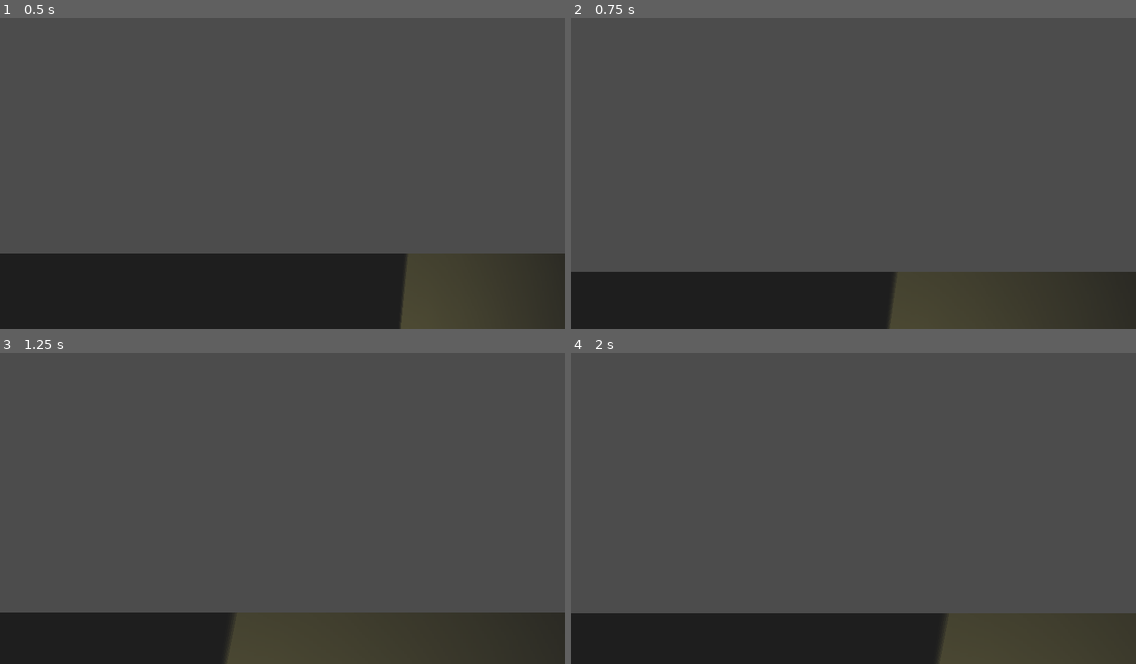
Above: before the commit, frames 1-4 (two rows, left to right).
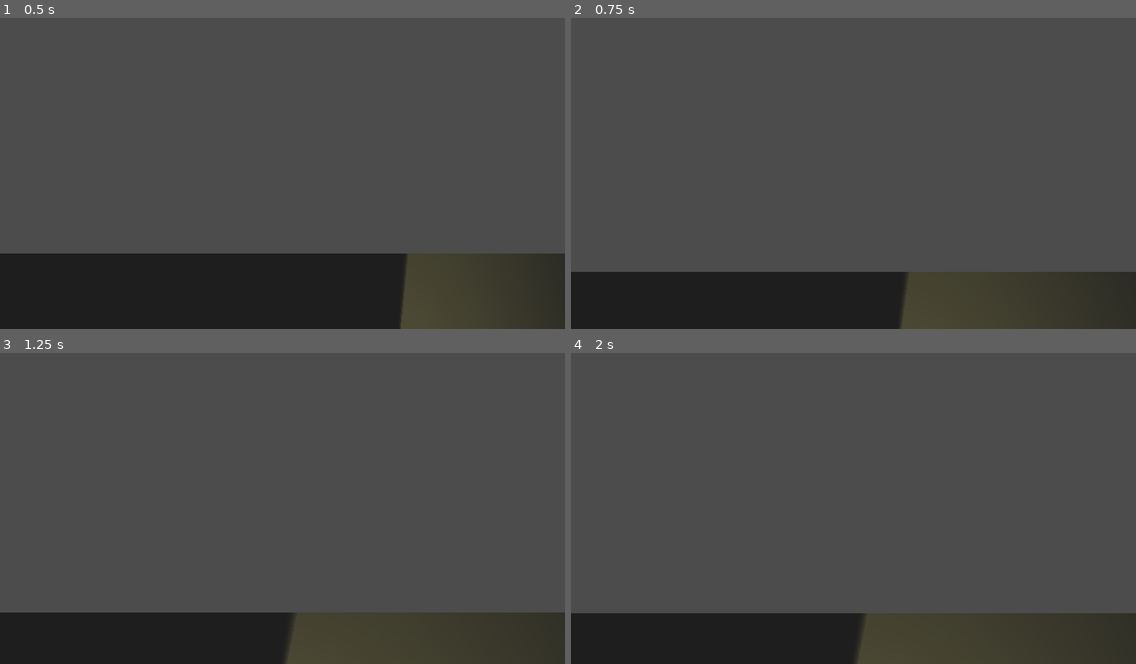
Above: after the commit, the same moments.

Repository: ZeeHatcher/Lighthouse
Game: Godot game, scene res://levels/TestLab.tscn
The game is run twice, just before and just after one commit, with the same random seed, the same clock (stepped at 60 frames per second) and the same inputs.
Inputs (mouse positions are in pixels of both pictures, inside the frame that each line leads up to):
- Up to frame 1 (0.5 s): no input
- Up to frame 2 (0.75 s): move the mouse to (977, 148) at 0.52 s; hold D (move_right) from 0.53 s (still down); click (977, 148) at 0.6 s
- Up to frame 3 (1.25 s): keep holding D (move_right)
- Up to frame 4 (2 s): move the mouse to (740, 514) at 1.27 s; release D (move_right) at 1.28 s; hold S (move_down) from 1.28 s (still down); click (740, 514) at 1.35 s

Frame 1 is identical in both runs. In frame 2, 0.4% of the frame differs, in the area x 56-60%, y 81-100%; in frame 3, 1.7%; in frame 4, 2.3%, in the area x 50-67%, y 83-100%.

Commit message:
Improved camera script + added minimum value before camera starts shifting to mouse

Diff:
--- a/levels/Camera2D.gd
+++ b/levels/Camera2D.gd
@@ -1,4 +1,10 @@
 extends Camera2D
 
+export (int) var min_camera_limit = 200
+
 func _process(delta: float):
-	position.x = get_local_mouse_position().x
+	if abs(get_local_mouse_position().x) > min_camera_limit:
+		if get_local_mouse_position().x > 0:
+			position.x = get_local_mouse_position().x - min_camera_limit
+		else:
+			position.x = get_local_mouse_position().x + min_camera_limit
